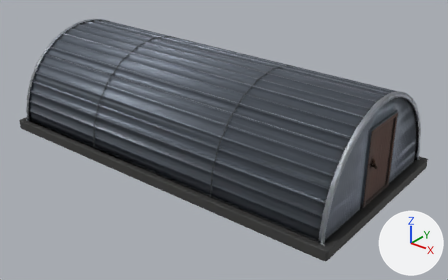
The glTF model assets/source/models/world/nissen-hut-crafted.glb: old version first, new version second.
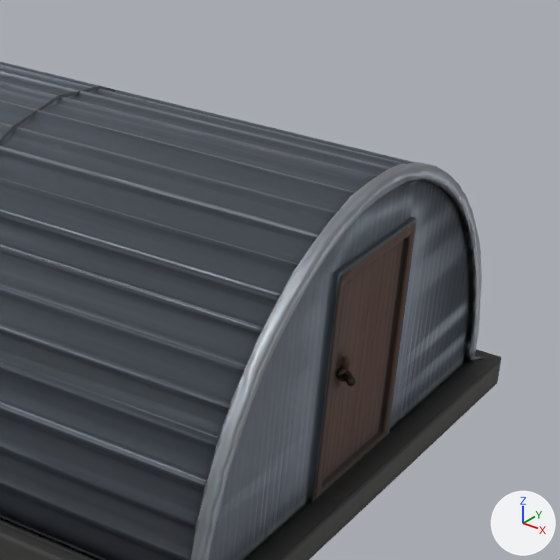
Each version is shown whole from a 50 mm camera at (0.961, -1.144, 0.611) aimed at (0.056, -0.012, -0.091), then close up on the part from 57% to 100% of the width and 13% to 82% of the height. Lighting does not change. The marker at lower right points along +X, +Y and +Z. The first two pictures are the older version. Vertices at exactly the same position are counted once.

The scene before the commit, as lines of its bpy script (objects in view):
```python
me_tripo_mesh_ea5ddd22_5a22_4a02_a124_4d909f669928 = bpy.data.meshes.new('tripo_mesh_ea5ddd22-5a22-4a02-a124-4d909f669928')
me_tripo_mesh_ea5ddd22_5a22_4a02_a124_4d909f669928.from_pydata(...)  # 4400 vertices, 8532 faces; spans x -0.5..0.5, y -0.248..0.248, z -0.132..0.132
me_tripo_mesh_ea5ddd22_5a22_4a02_a124_4d909f669928.materials.append(mat_tripo_material_ea5ddd22_5a22_4a02_a124_4d909f669928)
ob_tripo_node_ea5ddd22_5a22_4a02_a124_4d909f669928 = bpy.data.objects.new('tripo_node_ea5ddd22-5a22-4a02-a124-4d909f669928', me_tripo_mesh_ea5ddd22_5a22_4a02_a124_4d909f669928)
ob_tripo_node_ea5ddd22_5a22_4a02_a124_4d909f669928.location = (0.0, 0.0, 0.0)
```
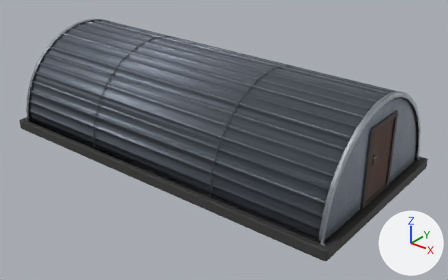
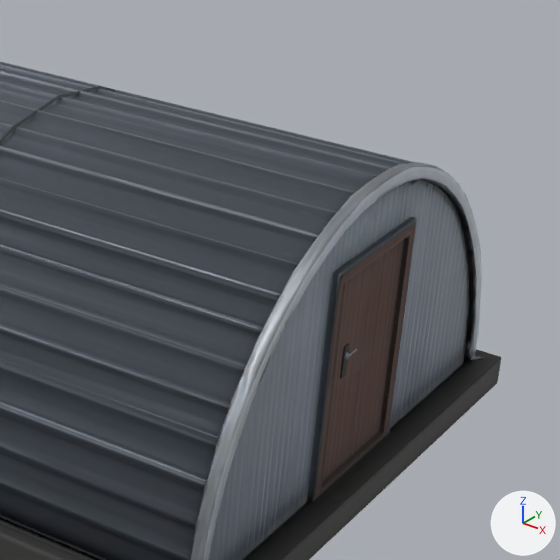
Where the change shows, as pixel boxes [x1, y1, x2, y2] in the close-ups (560 x 560 px; the box of a moved part takes in the faces that stretch with it):
part 1 of me_tripo_mesh_ea5ddd22_5a22_4a02_a124_4d909f669928, deleted (mostly hidden)
    before: [336, 367, 357, 386]
part 2 of me_tripo_mesh_ea5ddd22_5a22_4a02_a124_4d909f669928, moved or reshaped
    both: [331, 286, 398, 410]

The change in detail:
me_tripo_mesh_ea5ddd22_5a22_4a02_a124_4d909f669928 is used by ob_tripo_node_ea5ddd22_5a22_4a02_a124_4d909f669928; location (0.0, 0.0, 0.0).
me_tripo_mesh_ea5ddd22_5a22_4a02_a124_4d909f669928 had 4400 vertices, 8532 faces and spanned x -0.5..0.5, y -0.248..0.248, z -0.132..0.132.
me_tripo_mesh_ea5ddd22_5a22_4a02_a124_4d909f669928 now has 3857 vertices, 7102 faces and spans x -0.5..0.5, y -0.248..0.248, z -0.132..0.132.
me_tripo_mesh_ea5ddd22_5a22_4a02_a124_4d909f669928 part 1: 7 loose pieces with 721 vertices, spanning x -0.496..0.496, y -0.052..0.056, z -0.013..0.06, are deleted.
me_tripo_mesh_ea5ddd22_5a22_4a02_a124_4d909f669928 part 2: 1 vertex moved within x 0.48, y -0.03, z -0.001; 181 vertices removed from x 0.477..0.482, y -0.05..0.052, z -0.028..0.011; 231 vertices added at x 0.477..0.48, y -0.052..0.054, z -0.037..0.016.
Other edits to the shape of me_tripo_mesh_ea5ddd22_5a22_4a02_a124_4d909f669928 do not show in these pictures.
